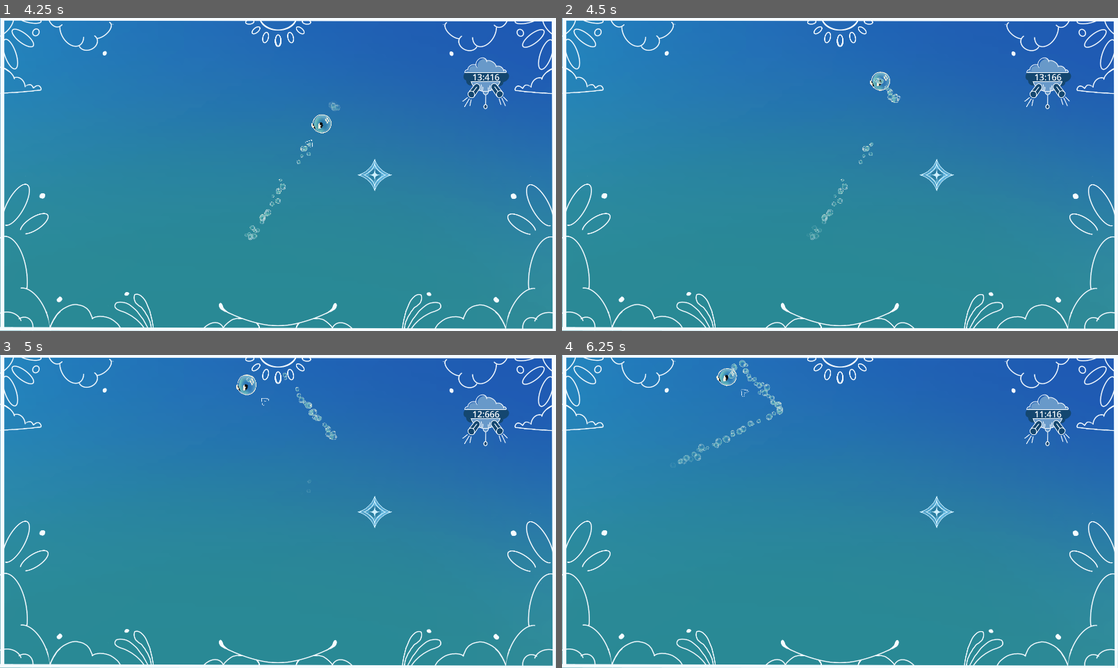
Above: before the commit, frames 1-4 (two rows, left to right).
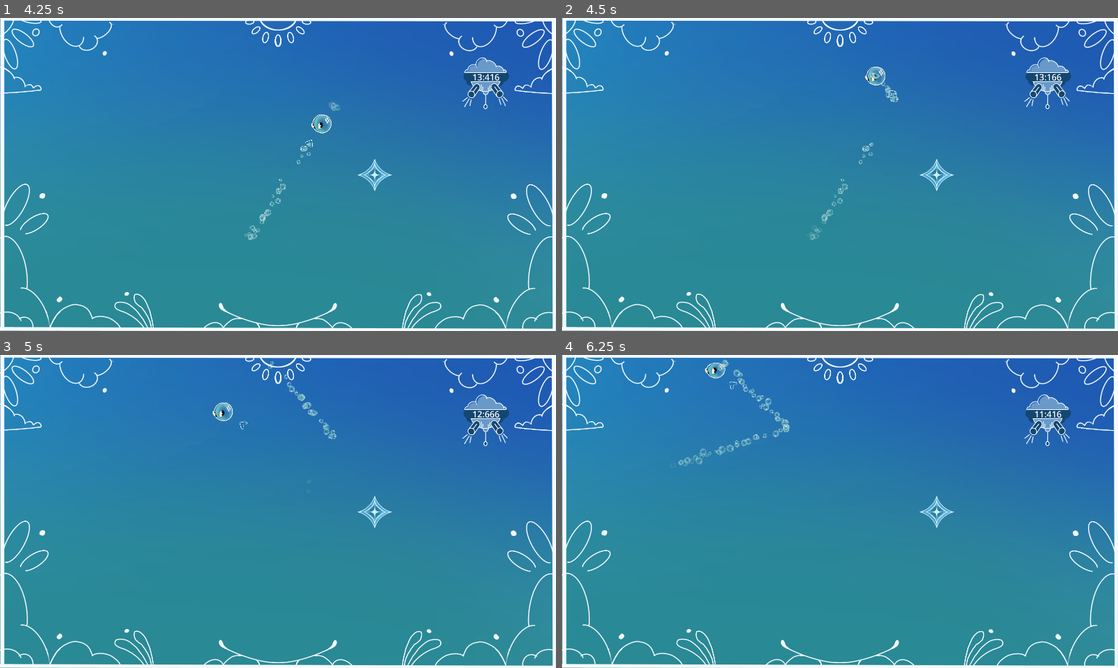
Above: after the commit, the same moments.

Repository: davifarhi/GGJ25-CrashSim-Untitled
Game: Godot game, scene res://scenes/levels/hello.tscn
Two runs of this game, one before a commit and one after it. Both use one fixed random seed, a clock stepped at 60 frames per second and the inputs below.
Inputs (mouse positions are in pixels of both pictures, inside the frame that each line leads up to):
- Up to frame 1 (4.25 s): click (278, 177) at 0.52 s; move the mouse to (400, 158) at 1.27 s; click (400, 158) at 1.35 s; move the mouse to (166, 190) at 2.02 s; click (166, 190) at 2.1 s; move the mouse to (333, 105) at 2.77 s; hold Delete 2.78-3.53 s; click (333, 105) at 3.05 s; tap Enter at 3.5 s; move the mouse to (250, 237) at 3.52 s; click (250, 237) at 3.6 s
- Up to frame 2 (4.5 s): move the mouse to (1006, 221) at 4.27 s; click (1006, 221) at 4.35 s
- Up to frame 3 (5 s): no input
- Up to frame 4 (6.25 s): move the mouse to (673, 464) at 5.02 s; tap Delete at 5.1 s; click (673, 464) at 5.3 s; move the mouse to (867, 511) at 5.77 s; click (867, 511) at 5.85 s

Frame 1 is identical in both runs. In frame 2, 0.3% of the frame differs, in the area x 54-61%, y 15-28%; in frame 3, 0.5%; in frame 4, 1.0%, in the area x 20-41%, y 1-36%.

Commit message:
Stack impulses when repeating A presses

Diff:
--- a/ggj-crashsim-untilted/scenes/Boubou.gd
+++ b/ggj-crashsim-untilted/scenes/Boubou.gd
@@ -37,9 +37,11 @@
 var currentInputType = InputType.Mouse
 
 func doInpulse() -> void:
-	linear_velocity = Vector2()
+	var currentSpeed = linear_velocity.length()/3000
+	var speedFactor = exp(currentSpeed * 1.01)
+	linear_velocity = Vector2(0, 0)
 	var dir = InputDir()
-	apply_central_impulse(- dir * InpulseForce);
+	apply_central_impulse(- dir * InpulseForce * speedFactor);
 	JuiceOnInpulse.emit(dir)
 	boubou_inpulse_sfx_collection.play_random()
 	boubou_inpulse_vo_sfx_collection.play_random()
